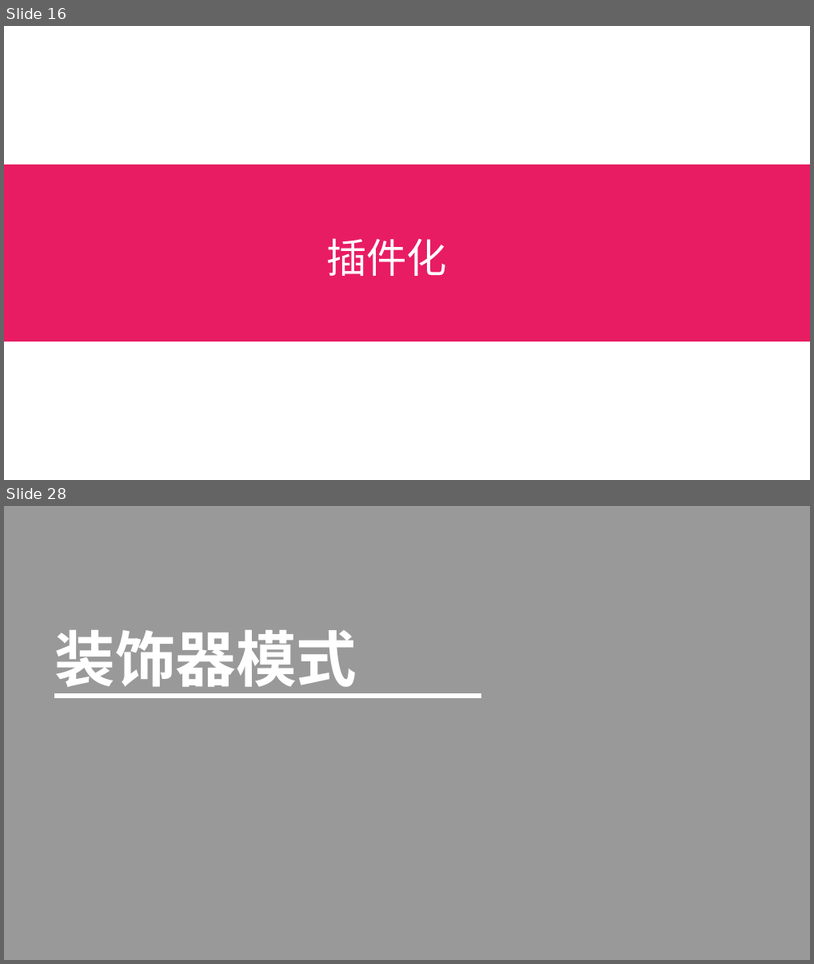
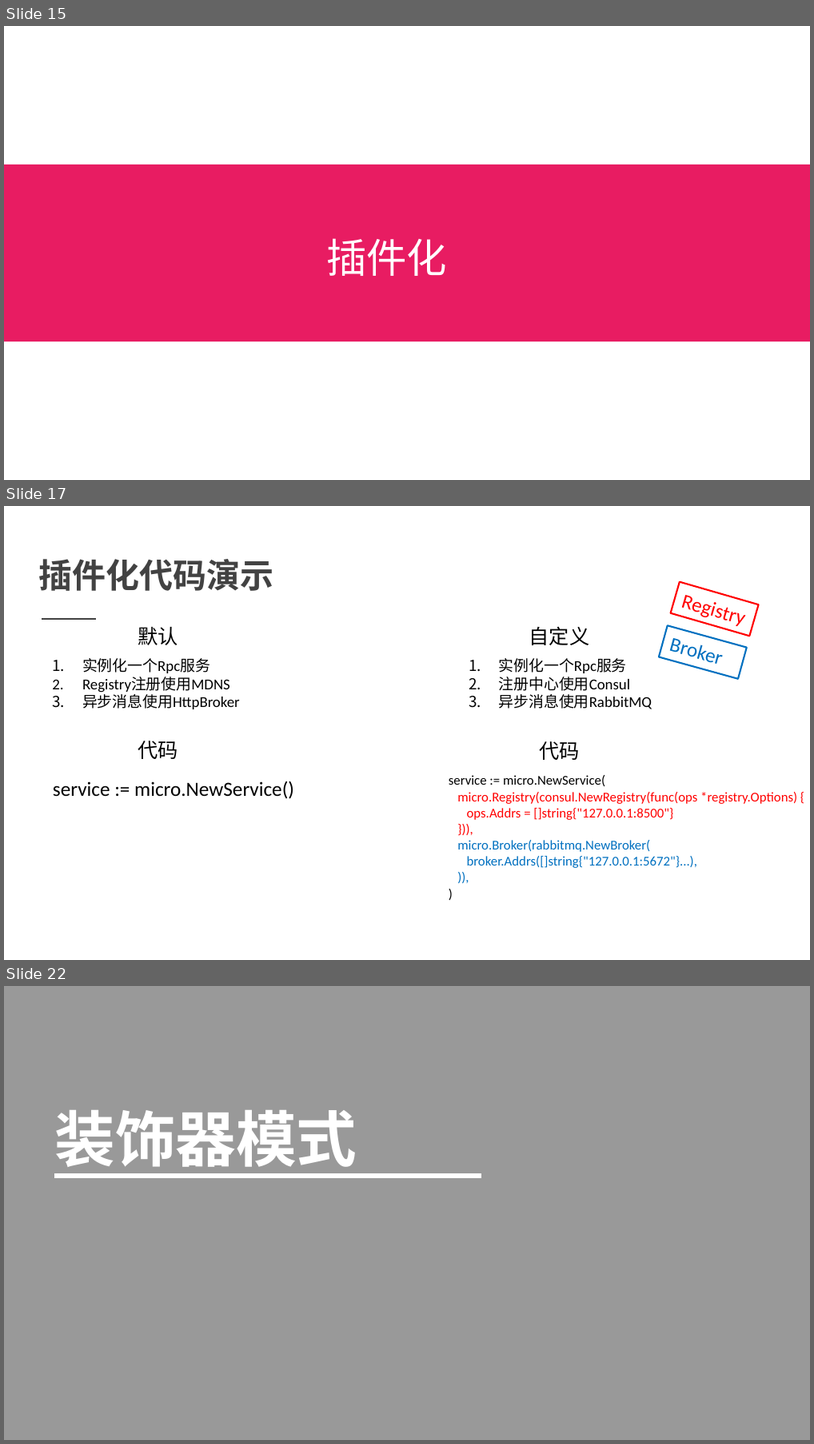
Before and after one commit to printfcoder/stack-rpc-tutorials, a slide deck: others/share/learning-go/【第一期】Go-Micro框架设计.pptx. Shown one above the other, each under a label of ours: slides 16 and 28 before the commit, slides 15, 17 and 22 after it; the slides between them are not shown. The pictures are 814x964 and 814x1444 pixels, drawn with LibreOffice and Linux fonts; fonts in the diff are those of the drawing. Boxes give left, top, right and bottom in pixels: in the first picture for what was removed or moved away, otherwise in the second. Text is boxed around its words. In the diff, an @@ line names an element or a change of style, - is before the commit and + after.

Commit message:
插件化

```diff
--- a/others/share/learning-go/【第一期】Go-Micro框架设计.pptx
+++ b/others/share/learning-go/【第一期】Go-Micro框架设计.pptx
@@ slide 17 added at (4, 506, 810, 960), background #FFFFFF @@
@@ text added at (39, 559, 274, 591), 30 pt, text #424242, bold @@
+插件化代码演示
@@ rectangle added at (671, 581, 759, 636), outline #FF0000 1.5 pt, 18 pt, text #FF0000 @@
+Registry
@@ freeform shape added at (42, 618, 96, 618), outline #424242 1.5 pt @@
@@ rectangle added at (659, 625, 747, 679), outline #0070C0 1.5 pt, 18 pt, text #0070C0 @@
+Broker
@@ text added at (138, 627, 178, 645), 18 pt, text #000000 @@
+默认
@@ text added at (530, 626, 590, 645), 18 pt, text #000000 @@
+自定义
@@ text added at (82, 658, 240, 709), 13.5 pt, text #000000 @@
+1. 实例化一个Rpc服务
+2. Registry注册使用MDNS
+3. 异步消息使用HttpBroker
@@ text added at (499, 658, 652, 709), 13.5 pt, text #000000 @@
+1. 实例化一个Rpc服务
+2. 注册中心使用Consul
+3. 异步消息使用RabbitMQ
@@ text added at (138, 740, 178, 759), 18 pt, text #000000 @@
+代码
@@ text added at (539, 741, 579, 760), 18 pt, text #000000 @@
+代码
@@ text added at (53, 780, 294, 799), 18 pt, text #000000 @@
+service := micro.NewService()
@@ text added at (449, 775, 798, 868), 12 pt, text #FF0000 @@
+service := micro.NewService(
+micro.Registry(consul.NewRegistry(func(ops *registry.Options) {
+ops.Addrs = []string{"127.0.0.1:8500"}
+})),
+micro.Broker(rabbitmq.NewBroker(
+broker.Addrs([]string{"127.0.0.1:5672"}...),
+)),
+)
@@ what was slide 16 is now slide 15 @@
@@ what was slide 28 is now slide 22 @@
```
Also in this commit, not shown: 6 slides changed, 2 other slides added, 9 slides removed.
